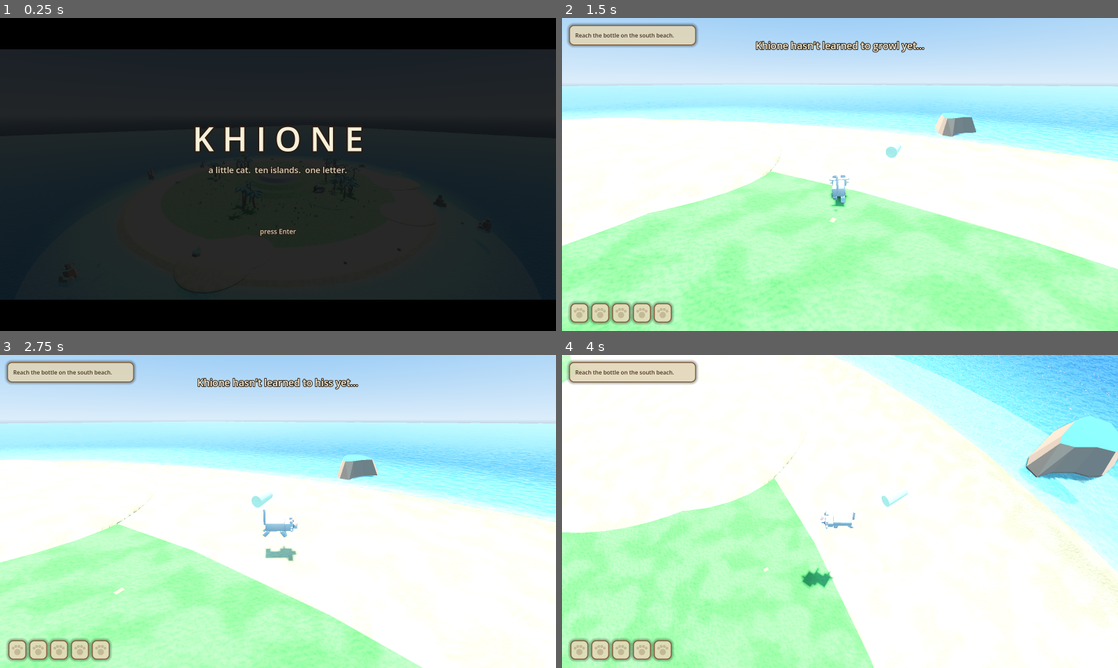
Above: before the commit, frames 1-4 (two rows, left to right).
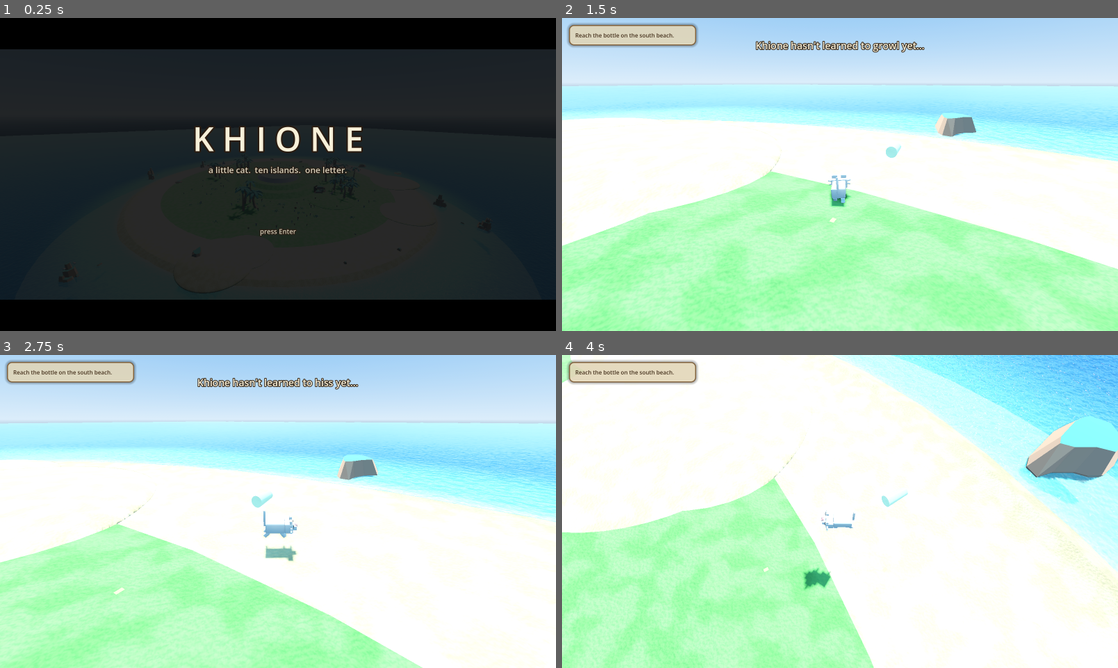
Above: after the commit, the same moments.

Repository: seykafu/KhioneGame
Game: Godot game, scene res://scenes/main.tscn
Same seed, same stepped clock (60 frames per second), same inputs: the game is played once before the commit and once after it.
Inputs (mouse positions are in pixels of both pictures, inside the frame that each line leads up to):
- Up to frame 1 (0.25 s): no input
- Up to frame 2 (1.5 s): tap Enter (ui_accept) at 0.5 s; move the mouse to (867, 174) at 0.52 s; hold Tab (journal) 0.53-1.28 s; hold W (move_forward) from 0.53 s (still down); click (867, 174) at 0.67 s; tap Space (jump) at 0.77 s; move the mouse to (812, 174) at 1.27 s; tap G (growl) at 1.35 s
- Up to frame 3 (2.75 s): tap Space (jump) at 1.52 s; tap Tab (journal) at 1.55 s; move the mouse to (333, 442) at 2.02 s; release W (move_forward) at 2.03 s; hold D (move_right) from 2.03 s (still down); hold Tab (journal) from 2.03 s (still down); tap H (hiss) at 2.1 s
- Up to frame 4 (4 s): move the mouse to (834, 517) at 2.77 s; release D (move_right) at 2.78 s; release Tab (journal) at 2.78 s; hold W (move_forward) 2.78-3.53 s; tap E (interact) at 2.85 s; click (834, 517) at 2.92 s; tap Space (jump) at 3.02, 3.77 s; tap Tab (journal) at 3.05 s; move the mouse to (1006, 558) at 3.52 s; hold A (move_left) from 3.53 s (still down); hold Tab (journal) from 3.53 s (still down)

The runs differ from the first frame. In frame 2, 1.5% of the frame differs, in the area x 1-53%, y 50-98%; in frame 3, 1.5%; in frame 4, 1.5%, in the area x 1-53%, y 49-98%.

Commit message:
Hide HUD item bar, satchel grows per island, Persian proportions
- Inventory bar removed from gameplay screen; the journal's Satchel (Tab)
  is now the single inventory view
- Satchel: 5 base pockets plus one for every islandN_complete flag,
  recomputed automatically; reset restores base
- Khione reshaped via bone scales: flat muzzle kept (head inflation
  dropped), plush wide body, legs shortened to 85% with model seated
  lower; scale-track stripping generalized to all shaped bones; verified
  in close-up renders

Co-Authored-By: Claude Fable 5 <noreply@anthropic.com>

Diff:
--- a/scenes/player/khione.tscn
+++ b/scenes/player/khione.tscn
@@ -18,7 +18,7 @@
 [node name="Body" type="Node3D" parent="."]
 
 [node name="CatModel" parent="Body" instance=ExtResource("3_cat")]
-transform = Transform3D(0.35, 0, 0, 0, 0.35, 0, 0, 0, 0.35, 0, 0, 0)
+transform = Transform3D(0.35, 0, 0, 0, 0.35, 0, 0, 0, 0.35, 0, -0.03, 0)
 
 [node name="CameraRig" type="Node3D" parent="."]
 transform = Transform3D(1, 0, 0, 0, 1, 0, 0, 0, 1, 0, 0.6, 0)
--- a/scripts/player/khione.gd
+++ b/scripts/player/khione.gd
@@ -77,23 +77,38 @@
 		if n.ends_with("Idle") or n.ends_with("Walk") or n.ends_with("Run") \
 				or n.ends_with("Jump_Loop") or n.ends_with("Idle_Eating"):
 			anim.get_animation(n).loop_mode = Animation.LOOP_LINEAR
-	_flatten_snout()
+	_shape_persian()
 	_play_anim("Idle")
 
-func _flatten_snout() -> void:
-	# Persian flat face: strip any Head scale tracks from the imported
-	# animations, then squash the head bone along the muzzle axis.
+## Persian proportions via bone scales: flat muzzle, plush rounded body,
+## short legs. Scale tracks for shaped bones are stripped from the imported
+## animations so the pose scales stick.
+const BONE_SCALES := {
+	"Head": Vector3(1.0, 1.0, 0.74),
+	"Body": Vector3(1.18, 1.0, 1.18),
+	"FrontLeg.L": Vector3(1.0, 0.85, 1.0),
+	"FrontLeg.R": Vector3(1.0, 0.85, 1.0),
+	"BackLeg.L": Vector3(1.0, 0.85, 1.0),
+	"BackLeg.R": Vector3(1.0, 0.85, 1.0),
+}
+
+func _shape_persian() -> void:
 	for n in anim.get_animation_list():
 		var a := anim.get_animation(n)
 		for ti in range(a.get_track_count() - 1, -1, -1):
-			if a.track_get_type(ti) == Animation.TYPE_SCALE_3D \
-					and String(a.track_get_path(ti)).ends_with("Head"):
-				a.remove_track(ti)
+			if a.track_get_type(ti) != Animation.TYPE_SCALE_3D:
+				continue
+			var path := String(a.track_get_path(ti))
+			for bone: String in BONE_SCALES:
+				if path.ends_with(bone):
+					a.remove_track(ti)
+					break
 	var skel: Skeleton3D = body_visual.find_child("Skeleton3D", true, false)
 	if skel:
-		var head := skel.find_bone("Head")
-		if head != -1:
-			skel.set_bone_pose_scale(head, Vector3(1.05, 1.04, 0.72))
+		for bone: String in BONE_SCALES:
+			var idx := skel.find_bone(bone)
+			if idx != -1:
+				skel.set_bone_pose_scale(idx, BONE_SCALES[bone])
 
 func _play_anim(key: String, blend := 0.25, speed := 1.0) -> void:
 	if anim == null or not _anim_map.has(key):
--- a/scripts/systems/inventory.gd
+++ b/scripts/systems/inventory.gd
@@ -1,8 +1,25 @@
 extends Node
-## Khione's inventory: 5 slots, upgradable to 10 later in the game.
-## Identical items stack into one slot with a count.
+## Khione's satchel: 5 pockets to start, and one new pocket for every
+## island finished (islandN_complete flags). Identical items stack into
+## one pocket with a count.
 
 signal changed
+
+const BASE_SLOTS := 5
+
+func _ready() -> void:
+	GameState.flag_changed.connect(_on_flag_changed)
+
+func _on_flag_changed(flag: String, value: bool) -> void:
+	if not value or not flag.begins_with("island") or not flag.ends_with("_complete"):
+		return
+	var completed := 0
+	for f in GameState.flags:
+		if String(f).begins_with("island") and String(f).ends_with("_complete") and GameState.flags[f]:
+			completed += 1
+	if BASE_SLOTS + completed != max_slots:
+		max_slots = BASE_SLOTS + completed
+		changed.emit()
 
 const NAMES := {
 	"sun_shell": "Sun Shell",
@@ -73,5 +90,5 @@
 
 func reset() -> void:
 	stacks.clear()
-	max_slots = 5
+	max_slots = BASE_SLOTS
 	changed.emit()
--- a/scripts/ui/hud.gd
+++ b/scripts/ui/hud.gd
@@ -136,6 +136,8 @@
 	_build_location_label()
 	_build_objective()
 	_build_slots()
+	# Items live in the journal's Satchel (Tab); no persistent bar on screen.
+	inventory_bar.visible = false
 	GameState.letter_opened.connect(_show_letter)
 	GameState.flag_changed.connect(_on_flag_changed)
 	Inventory.changed.connect(_refresh_slots)
